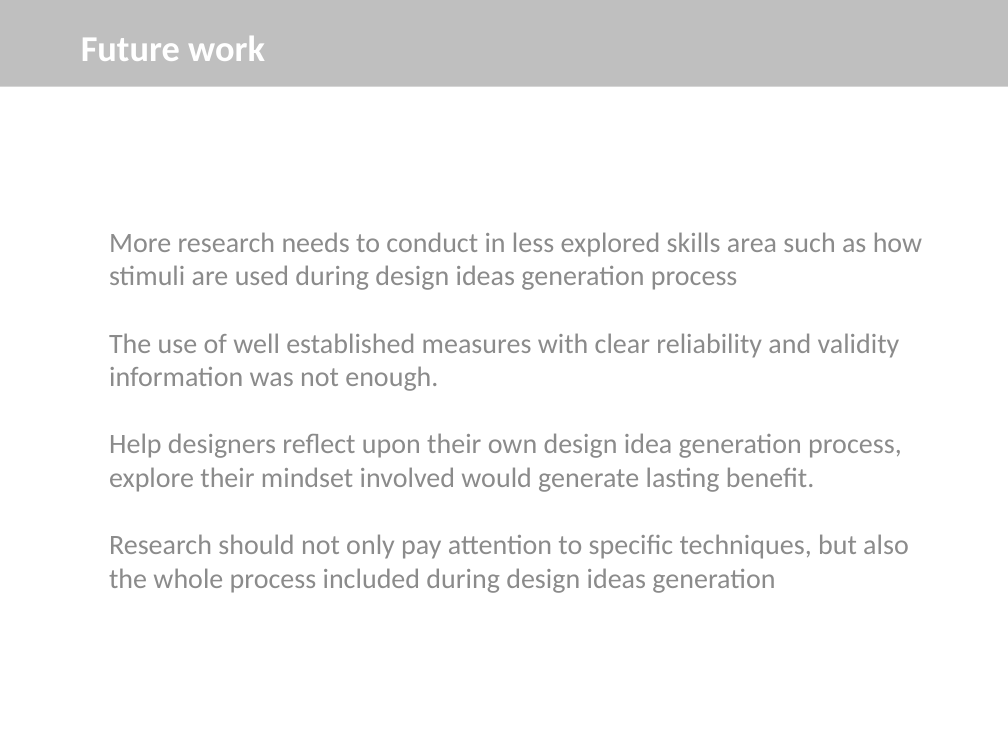
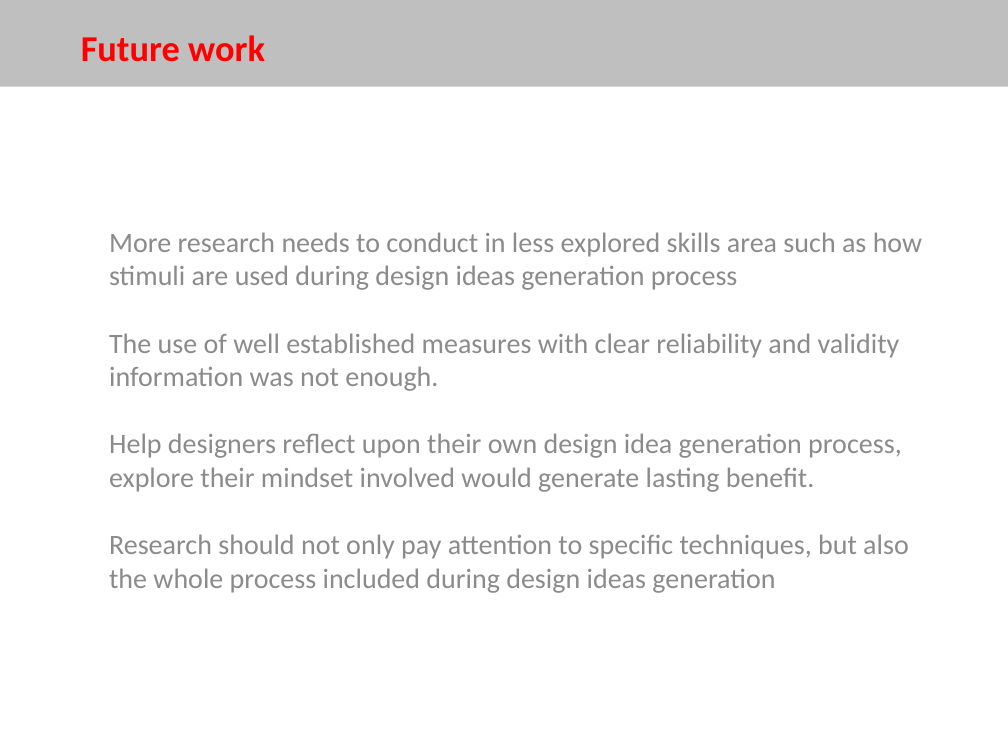
Before and after one commit to sunyingFUBerlin/PPT-for-IFKAD, a slide deck: slide 16 of ResearchProposal.pptx. Drawn at 1008x756 pixels with LibreOffice and Linux fonts; fonts in the diff are those of the drawing. Boxes give left, top, right and bottom in pixels: in the first picture for what was removed or moved away, otherwise in the second. Text is boxed around its words. In the diff, an @@ line names an element or a change of style, - is before the commit and + after.

```diff
--- a/ResearchProposal.pptx
+++ b/ResearchProposal.pptx
@@ text "Future work" at [81, 35, 265, 62]: text colour #FFFFFF to #FF0000 @@
```
Also in this commit, not shown: 6 other slides changed.
